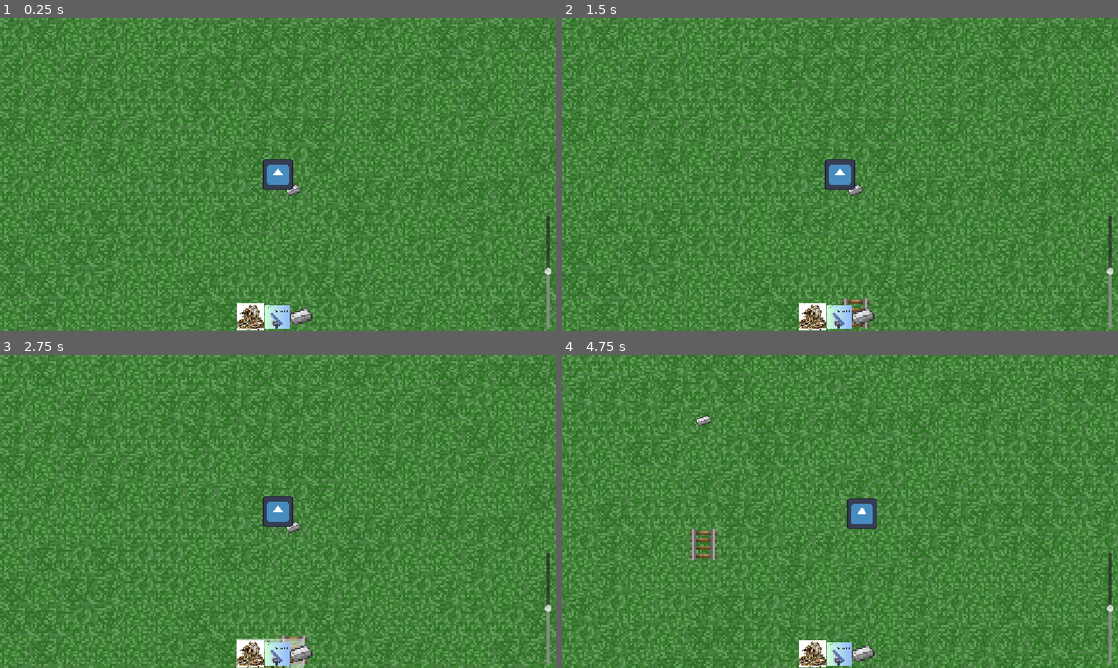
Above: before the commit, frames 1-4 (two rows, left to right).
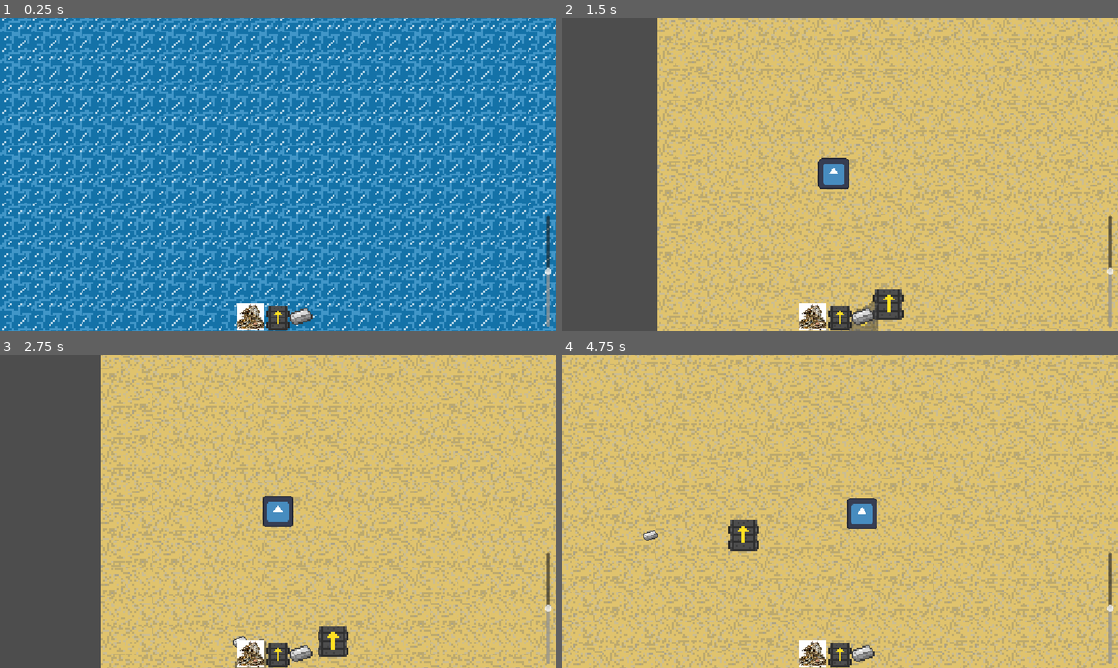
Above: after the commit, the same moments.

Repository: badgames-games/tankorio
Game: Godot game, scene res://Scenes/game.tscn
Same seed, same stepped clock (60 frames per second), same inputs: the game is played once before the commit and once after it. The engine's default icon, where the game draws it, is replaced by a stand-in: a white triangle on a blue panel in a dark square.
Inputs (mouse positions are in pixels of both pictures, inside the frame that each line leads up to):
- Up to frame 1 (0.25 s): no input
- Up to frame 2 (1.5 s): click (840, 318) at 0.5 s; click (862, 315) at 1.25 s
- Up to frame 3 (2.75 s): click (250, 652) at 2 s
- Up to frame 4 (4.75 s): tap Enter at 2.75 s; move the mouse to (962, 495) at 2.77 s; press the mouse at (962, 495) at 2.78 s; hold D (move_right) 2.78-3.53 s; tap R (rotate, bound only after the commit) at 3.05, 3.6, 4.55 s; move the mouse to (728, 527) at 3.52 s; release the mouse at (728, 527) at 3.53 s; hold S (move_down) 3.53-4.28 s; click (728, 527) at 3.8 s; move the mouse to (895, 442) at 4.27 s; press the mouse at (895, 442) at 4.28 s; hold D (move_right) from 4.28 s (still down)

The runs differ from the first frame. In frame 1, 99% of the frame differs, in the area x 0-100%, y 0-100%; in frame 2, 99%; in frame 3, 99%; in frame 4, 99%.

Commit message:
made everything better

Diff:
--- a/Scenes/game.tscn
+++ b/Scenes/game.tscn
@@ -3,9 +3,9 @@
 [ext_resource type="Texture2D" uid="uid://dv78fcoukqjtd" path="res://Assets/WorldTerrain.png" id="1_i6g32"]
 [ext_resource type="PackedScene" uid="uid://c6yja5hd1few1" path="res://Scenes/player.tscn" id="1_qxrlw"]
 [ext_resource type="Script" uid="uid://bwjg3gc06i3ri" path="res://Scripts/terrain_layer.gd" id="2_1l0tm"]
+[ext_resource type="Texture2D" uid="uid://bhrbur2m6723k" path="res://Assets/conveyor.png" id="3_1l0tm"]
 [ext_resource type="Script" uid="uid://bfdu3p231usn6" path="res://Scripts/building_layer.gd" id="3_i6g32"]
 [ext_resource type="PackedScene" uid="uid://buuuxhl3up1g" path="res://Scenes/ui.tscn" id="3_wrm1d"]
-[ext_resource type="Texture2D" uid="uid://qvol1rt6tnwu" path="res://Assets/terrain.png" id="4_3dryh"]
 [ext_resource type="PackedScene" uid="uid://b14uuyn7dc2w4" path="res://Scenes/item.tscn" id="7_1l0tm"]
 
 [sub_resource type="TileSetAtlasSource" id="TileSetAtlasSource_1l0tm"]
@@ -38,265 +38,23 @@
 [sub_resource type="TileSet" id="TileSet_v158k"]
 sources/1 = SubResource("TileSetAtlasSource_1l0tm")
 
-[sub_resource type="TileSetAtlasSource" id="TileSetAtlasSource_wowpa"]
-texture = ExtResource("4_3dryh")
+[sub_resource type="TileSetAtlasSource" id="TileSetAtlasSource_v158k"]
+texture = ExtResource("3_1l0tm")
 0:0/0 = 0
 1:0/0 = 0
 2:0/0 = 0
 3:0/0 = 0
-4:0/0 = 0
-5:0/0 = 0
-6:0/0 = 0
-7:0/0 = 0
-8:0/0 = 0
-9:0/0 = 0
-10:0/0 = 0
-11:0/0 = 0
-12:0/0 = 0
-13:0/0 = 0
-14:0/0 = 0
-15:0/0 = 0
 0:1/0 = 0
 1:1/0 = 0
 2:1/0 = 0
 3:1/0 = 0
-4:1/0 = 0
-5:1/0 = 0
-6:1/0 = 0
-7:1/0 = 0
-8:1/0 = 0
-9:1/0 = 0
-10:1/0 = 0
-11:1/0 = 0
-12:1/0 = 0
-13:1/0 = 0
-14:1/0 = 0
-15:1/0 = 0
 0:2/0 = 0
 1:2/0 = 0
-2:2/0 = 0
-3:2/0 = 0
-4:2/0 = 0
-5:2/0 = 0
-6:2/0 = 0
-7:2/0 = 0
-8:2/0 = 0
-9:2/0 = 0
-10:2/0 = 0
-11:2/0 = 0
-12:2/0 = 0
-13:2/0 = 0
-14:2/0 = 0
-15:2/0 = 0
 0:3/0 = 0
 1:3/0 = 0
-2:3/0 = 0
-3:3/0 = 0
-4:3/0 = 0
-5:3/0 = 0
-6:3/0 = 0
-7:3/0 = 0
-8:3/0 = 0
-9:3/0 = 0
-10:3/0 = 0
-11:3/0 = 0
-12:3/0 = 0
-13:3/0 = 0
-14:3/0 = 0
-15:3/0 = 0
-0:4/0 = 0
-1:4/0 = 0
-2:4/0 = 0
-3:4/0 = 0
-4:4/0 = 0
-5:4/0 = 0
-6:4/0 = 0
-7:4/0 = 0
-8:4/0 = 0
-9:4/0 = 0
-10:4/0 = 0
-11:4/0 = 0
-12:4/0 = 0
-13:4/0 = 0
-14:4/0 = 0
-15:4/0 = 0
-0:5/0 = 0
-1:5/0 = 0
-2:5/0 = 0
-3:5/0 = 0
-4:5/0 = 0
-5:5/0 = 0
-6:5/0 = 0
-7:5/0 = 0
-8:5/0 = 0
-9:5/0 = 0
-10:5/0 = 0
-11:5/0 = 0
-12:5/0 = 0
-13:5/0 = 0
-14:5/0 = 0
-15:5/0 = 0
-0:6/0 = 0
-1:6/0 = 0
-2:6/0 = 0
-3:6/0 = 0
-4:6/0 = 0
-5:6/0 = 0
-6:6/0 = 0
-7:6/0 = 0
-8:6/0 = 0
-9:6/0 = 0
-10:6/0 = 0
-11:6/0 = 0
-12:6/0 = 0
-13:6/0 = 0
-14:6/0 = 0
-15:6/0 = 0
-0:7/0 = 0
-1:7/0 = 0
-2:7/0 = 0
-3:7/0 = 0
-4:7/0 = 0
-5:7/0 = 0
-6:7/0 = 0
-7:7/0 = 0
-8:7/0 = 0
-9:7/0 = 0
-10:7/0 = 0
-11:7/0 = 0
-12:7/0 = 0
-13:7/0 = 0
-14:7/0 = 0
-15:7/0 = 0
-0:8/0 = 0
-1:8/0 = 0
-2:8/0 = 0
-3:8/0 = 0
-4:8/0 = 0
-5:8/0 = 0
-6:8/0 = 0
-7:8/0 = 0
-8:8/0 = 0
-9:8/0 = 0
-10:8/0 = 0
-11:8/0 = 0
-12:8/0 = 0
-13:8/0 = 0
-14:8/0 = 0
-15:8/0 = 0
-0:9/0 = 0
-1:9/0 = 0
-2:9/0 = 0
-3:9/0 = 0
-4:9/0 = 0
-5:9/0 = 0
-6:9/0 = 0
-7:9/0 = 0
-8:9/0 = 0
-9:9/0 = 0
-10:9/0 = 0
-11:9/0 = 0
-12:9/0 = 0
-13:9/0 = 0
-14:9/0 = 0
-15:9/0 = 0
-0:10/0 = 0
-1:10/0 = 0
-2:10/0 = 0
-3:10/0 = 0
-4:10/0 = 0
-5:10/0 = 0
-6:10/0 = 0
-7:10/0 = 0
-8:10/0 = 0
-9:10/0 = 0
-10:10/0 = 0
-11:10/0 = 0
-12:10/0 = 0
-13:10/0 = 0
-14:10/0 = 0
-15:10/0 = 0
-0:11/0 = 0
-1:11/0 = 0
-2:11/0 = 0
-3:11/0 = 0
-6:11/0 = 0
-7:11/0 = 0
-8:11/0 = 0
-9:11/0 = 0
-10:11/0 = 0
-11:11/0 = 0
-12:11/0 = 0
-13:11/0 = 0
-14:11/0 = 0
-15:11/0 = 0
-0:12/0 = 0
-1:12/0 = 0
-2:12/0 = 0
-3:12/0 = 0
-4:12/0 = 0
-5:12/0 = 0
-6:12/0 = 0
-7:12/0 = 0
-8:12/0 = 0
-9:12/0 = 0
-10:12/0 = 0
-11:12/0 = 0
-12:12/0 = 0
-13:12/0 = 0
-14:12/0 = 0
-15:12/0 = 0
-0:13/0 = 0
-1:13/0 = 0
-2:13/0 = 0
-3:13/0 = 0
-4:13/0 = 0
-5:13/0 = 0
-6:13/0 = 0
-7:13/0 = 0
-8:13/0 = 0
-9:13/0 = 0
-10:13/0 = 0
-11:13/0 = 0
-12:13/0 = 0
-13:13/0 = 0
-14:13/0 = 0
-15:13/0 = 0
-0:14/0 = 0
-1:14/0 = 0
-2:14/0 = 0
-3:14/0 = 0
-4:14/0 = 0
-5:14/0 = 0
-6:14/0 = 0
-7:14/0 = 0
-8:14/0 = 0
-9:14/0 = 0
-10:14/0 = 0
-11:14/0 = 0
-12:14/0 = 0
-13:14/0 = 0
-14:14/0 = 0
-15:14/0 = 0
-0:15/0 = 0
-1:15/0 = 0
-2:15/0 = 0
-3:15/0 = 0
-4:15/0 = 0
-5:15/0 = 0
-6:15/0 = 0
-7:15/0 = 0
-8:15/0 = 0
-9:15/0 = 0
-10:15/0 = 0
-11:15/0 = 0
-12:15/0 = 0
-13:15/0 = 0
-14:15/0 = 0
-15:15/0 = 0
 
 [sub_resource type="TileSet" id="TileSet_i6g32"]
-sources/0 = SubResource("TileSetAtlasSource_wowpa")
+sources/1 = SubResource("TileSetAtlasSource_v158k")
 
 [sub_resource type="WorldBoundaryShape2D" id="WorldBoundaryShape2D_i6g32"]
 distance = -32768.0
@@ -346,8 +104,10 @@
 [node name="Barrier4" type="CollisionShape2D" parent="WorldBarriers" unique_id=1641265388]
 shape = SubResource("WorldBoundaryShape2D_h4fw4")
 
-[node name="item" parent="." unique_id=1487590521 instance=ExtResource("7_1l0tm")]
-position = Vector2(32, 32)
-
 [node name="Trees" type="Node2D" parent="." unique_id=830850937]
 z_index = 1
+
+[node name="Items" type="Node2D" parent="." unique_id=350759263]
+
+[node name="item" parent="Items" unique_id=1487590521 instance=ExtResource("7_1l0tm")]
+position = Vector2(32, 32)
--- a/Scenes/item.tscn
+++ b/Scenes/item.tscn
@@ -1,7 +1,9 @@
 [gd_scene format=3 uid="uid://b14uuyn7dc2w4"]
 
 [ext_resource type="Texture2D" uid="uid://cn3pnx4veuwou" path="res://Assets/iron.png" id="1_ys0gr"]
+[ext_resource type="Script" uid="uid://2o1gh51r2g1t" path="res://Scripts/item.gd" id="2_76mu4"]
 
 [node name="Item" type="Sprite2D" unique_id=83697969]
 scale = Vector2(2, 2)
 texture = ExtResource("1_ys0gr")
+script = ExtResource("2_76mu4")
--- a/Scenes/ui.tscn
+++ b/Scenes/ui.tscn
@@ -1,9 +1,10 @@
 [gd_scene format=3 uid="uid://buuuxhl3up1g"]
 
 [ext_resource type="Script" uid="uid://c6eplqudfh5bv" path="res://Scripts/ui.gd" id="1_jxero"]
-[ext_resource type="Texture2D" uid="uid://cam6e3k3gppqa" path="res://Assets/conveyerTemp.png" id="2_qdvrb"]
+[ext_resource type="Texture2D" uid="uid://dk5jda0gy4erw" path="res://Assets/conveyorIcon.png" id="2_2246s"]
+[ext_resource type="Texture2D" uid="uid://bhrbur2m6723k" path="res://Assets/conveyor.png" id="2_q7pk6"]
 [ext_resource type="Texture2D" uid="uid://cn3pnx4veuwou" path="res://Assets/iron.png" id="3_nf4gj"]
-[ext_resource type="Texture2D" uid="uid://dwryli2eikleq" path="res://Assets/broken.jpg" id="4_2246s"]
+[ext_resource type="Texture2D" uid="uid://dwryli2eikleq" path="res://Assets/destroy.jpg" id="4_2246s"]
 
 [node name="UI" type="Control" unique_id=2135841862]
 layout_mode = 3
@@ -14,11 +15,11 @@
 grow_vertical = 2
 script = ExtResource("1_jxero")
 
-[node name="HoverIcon" type="TextureRect" parent="." unique_id=1251211738]
+[node name="HoverIcon" type="Sprite2D" parent="." unique_id=338829574]
 modulate = Color(1, 1, 1, 0.5)
-layout_mode = 0
-offset_right = 40.0
-offset_bottom = 40.0
+texture = ExtResource("2_q7pk6")
+hframes = 4
+vframes = 4
 
 [node name="ZoomSlider" type="VSlider" parent="." unique_id=286886995]
 layout_mode = 1
@@ -46,14 +47,14 @@
 anchor_top = 1.0
 anchor_right = 0.5
 anchor_bottom = 1.0
-offset_left = -26.0
-offset_top = -54.0
-offset_right = 224.0
-offset_bottom = 196.0
+offset_left = -24.0
+offset_top = -51.0
+offset_right = -8.0
+offset_bottom = -35.0
 grow_horizontal = 2
 grow_vertical = 0
-scale = Vector2(0.2, 0.2)
-texture_normal = ExtResource("2_qdvrb")
+scale = Vector2(3, 3)
+texture_normal = ExtResource("2_2246s")
 
 [node name="ItemButton" type="TextureButton" parent="." unique_id=769015338]
 layout_mode = 1
--- a/Scripts/building_layer.gd
+++ b/Scripts/building_layer.gd
@@ -7,9 +7,34 @@
 	Vector2i(2, 4), Vector2i(3, 4), Vector2i(2, 5), Vector2i(3, 5), # Grass
 ]
 
+const CONVEYOR_TILES: Dictionary = {
+	# Top Hub: Counter-Clockwise (CCW)
+	"CONVEYOR_CCW_TOP_LEFT":     Vector2i(0, 0), # ID 0
+	"CONVEYOR_CCW_TOP_RIGHT":    Vector2i(1, 0), # ID 1
+	"CONVEYOR_CCW_BOTTOM_LEFT":  Vector2i(0, 1), # ID 4
+	"CONVEYOR_CCW_BOTTOM_RIGHT": Vector2i(1, 1), # ID 5
 
-func _input(event: InputEvent) -> void:
-	if event.is_action_pressed("left_click"):
+	# Straights
+	"CONVEYOR_STRAIGHT_UP":      Vector2i(2, 0), # ID 2
+	"CONVEYOR_STRAIGHT_RIGHT":   Vector2i(3, 0), # ID 3
+	"CONVEYOR_STRAIGHT_DOWN":    Vector2i(3, 1), # ID 7
+	"CONVEYOR_STRAIGHT_LEFT":    Vector2i(2, 1), # ID 6
+
+	# Bottom Hub: Clockwise (CW)
+	"CONVEYOR_CW_TOP_LEFT":      Vector2i(0, 2), # ID 8
+	"CONVEYOR_CW_TOP_RIGHT":     Vector2i(1, 2), # ID 9
+	"CONVEYOR_CW_BOTTOM_LEFT":   Vector2i(0, 3), # ID 10
+	"CONVEYOR_CW_BOTTOM_RIGHT":  Vector2i(1, 3), # ID 11
+}
+
+
+func _ready() -> void:
+	pass # Replace with function body.
+
+
+# Called every frame. 'delta' is the elapsed time since the previous frame.
+func _process(_delta: float) -> void:
+	if Input.is_action_pressed("left_click"):
 		if Global.hover_icon != null:
 			var terrain_mouse = terrain_layer.to_local(get_global_mouse_position())
 			var terrain_grid_pos = terrain_layer.local_to_map(terrain_mouse)
@@ -21,17 +46,11 @@
 			var terrain_atlas_coords = terrain_layer.get_cell_atlas_coords(terrain_grid_pos)
 
 			if allowed_terrain_atlas_coords.has(terrain_atlas_coords):
-				if Global.hover_icon == "Conveyor_Belt":
-					var mouse_pos = to_local(get_global_mouse_position())
-					var grid_pos = local_to_map(mouse_pos)
+				var mouse_pos = to_local(get_global_mouse_position())
+				var grid_pos = local_to_map(mouse_pos)
 
-					set_cell(grid_pos, 0, Vector2i(0, 8))
-
-
-func _ready() -> void:
-	pass # Replace with function body.
-
-
-# Called every frame. 'delta' is the elapsed time since the previous frame.
-func _process(_delta: float) -> void:
-	pass
+				if CONVEYOR_TILES.has(Global.hover_icon):
+					print(Global.hover_icon)
+					set_cell(grid_pos, 1, CONVEYOR_TILES[Global.hover_icon])
+				elif Global.hover_icon == "Destroy":
+					erase_cell(grid_pos)
--- /dev/null
+++ b/Scripts/item.gd
@@ -0,0 +1,43 @@
+extends Sprite2D
+
+@onready var building_layer: TileMapLayer = $"../../BuildingLayer"
+
+var direction: Vector2 = Vector2(0, 0)
+
+var conveyor_directions = {
+	Vector2i(2, 0): Vector2(0, -1), # UP
+	Vector2i(3, 0): Vector2(1, 0),  # RIGHT
+	Vector2i(2, 1): Vector2(-1, 0), # LEFT
+	Vector2i(3, 1): Vector2(0, 1)   # DOWN
+}
+
+
+# Called when the node enters the scene tree for the first time.
+func _ready() -> void:
+	pass
+
+
+# Called every frame. 'delta' is the elapsed time since the previous frame.
+func _process(delta: float) -> void:
+	conveyor_check()
+	position += direction
+
+
+func conveyor_check() -> void:
+	var building_layer_position = building_layer.to_local(position)
+	var building_grid_pos = building_layer.local_to_map(building_layer_position)
+	var building_source_id = building_layer.get_cell_source_id(building_grid_pos)
+
+	if building_source_id != 1:
+		direction = Vector2(0, 0)
+
+	var building_atlas_coords = building_layer.get_cell_atlas_coords(building_grid_pos)
+
+	if conveyor_directions.has(building_atlas_coords):
+		direction = conveyor_directions[building_atlas_coords]
+		if direction.x != 0:
+			position.y = floor(position.y / 64) * 64 + 32
+		elif direction.y != 0:
+			position.x = floor(position.x / 64) * 64 + 32
+	else:
+		Vector2(0, 0)
--- a/Scripts/player.gd
+++ b/Scripts/player.gd
@@ -1,4 +1,6 @@
 extends CharacterBody2D
+
+# MNAKE IT SO YOU SPAWN ON SAND BY DOING RANDOM POSITIONS UNTIL YOU DO
 
 @onready var camera_2d: Camera2D = $Camera2D
 @onready var terrain_layer: TileMapLayer = $"../TerrainLayer"
@@ -15,6 +17,26 @@
 	Vector2i(0, 2), Vector2i(0, 3), Vector2i(1, 2), Vector2i(1, 3),
 	Vector2i(2, 2), Vector2i(2, 3), Vector2i(3, 2), Vector2i(3, 3),
 ]
+
+
+func _ready() -> void:
+	while true:
+		await get_tree().create_timer(0.01).timeout
+
+		var pos = Vector2(randi_range(32768, -32768), randi_range(32768, -32768))
+
+		var terrain_pos = terrain_layer.to_local(pos)
+		var terrain_grid_pos = terrain_layer.local_to_map(terrain_pos)
+		var terrain_source_id = terrain_layer.get_cell_source_id(terrain_grid_pos)
+
+		if terrain_source_id != 1:
+			return
+
+		var terrain_atlas_coords = terrain_layer.get_cell_atlas_coords(terrain_grid_pos)
+		if not very_slow_terrain.has(terrain_atlas_coords) and not slow_terrain.has(terrain_atlas_coords):
+			position = pos
+			return
+
 
 func _physics_process(delta: float) -> void:
 	var moveDir := Input.get_vector("move_left", "move_right", "move_up", "move_down")
--- a/Scripts/terrain_layer.gd
+++ b/Scripts/terrain_layer.gd
@@ -48,7 +48,7 @@
 					if mf > 0.35:
 						set_cell(Vector2i(x, y), 1, mud)
 						tree_inst(pos, "mud")
-					elif mf > -0.35:
+					elif mf > -0.1:
 						set_cell(Vector2i(x, y), 1, forest)
 					else:
 						set_cell(Vector2i(x, y), 1, grass)
@@ -62,7 +62,7 @@
 					if mf > 0.35:
 						set_cell(Vector2i(x, y), 1, mud)
 						tree_inst(pos, "mud")
-					elif mf > -0.35:
+					elif mf > -0.1:
 						set_cell(Vector2i(x, y), 1, forest)
 					else:
 						set_cell(Vector2i(x, y), 1, grass)
--- a/Scripts/ui.gd
+++ b/Scripts/ui.gd
@@ -2,23 +2,70 @@
 
 @onready var camera: Camera2D = $"../../Player/Camera2D"
 @onready var zoom_slider: VSlider = $ZoomSlider
-@onready var hover_icon: TextureRect = $HoverIcon
+@onready var hover_icon: Sprite2D = $HoverIcon
 @onready var game_node: Node2D = $"../.."
 @onready var canvas_layer: CanvasLayer = $".."
+@onready var item_layer: Node2D = $"../../Items"
 
-const CONVEYER_TEMP_ICON = preload("uid://cam6e3k3gppqa")
-const IRON_TEMP_ICON = preload("uid://cn3pnx4veuwou")
-const BROKEN_TEMP_ICON = preload("uid://dwryli2eikleq")
 
-var item_selected: bool = false
-var hover_icon_scale: Vector2 = Vector2(1, 1)
+const IRON = preload("uid://b14uuyn7dc2w4")
+const CONVEYOR_TILES: Dictionary = {
+	# Top Hub: Counter-Clockwise (CCW)
+	"CCW_TOP_LEFT":     0,
+	"CCW_TOP_RIGHT":    1,
+	"CCW_BOTTOM_LEFT":  4,
+	"CCW_BOTTOM_RIGHT": 5,
+
+	# Straights
+	"STRAIGHT_UP":      2,
+	"STRAIGHT_RIGHT":   3,
+	"STRAIGHT_DOWN":    7,
+	"STRAIGHT_LEFT":    6,
+
+	# Bottom Hub: Clockwise (CW)
+	"CW_TOP_LEFT":      8,
+	"CW_TOP_RIGHT":     9,
+	"CW_BOTTOM_LEFT":   12,
+	"CW_BOTTOM_RIGHT":  13,
+}
+
+const ROTATION_ORDER := [2, 3, 7, 6]
+var rotation_order_index: int = 0
 
 
 func _ready() -> void:
 	pass
 
 
+func _input(event: InputEvent) -> void:
+	if event.is_action_pressed("left_click"):
+		if Global.hover_icon == "Iron":
+			inst(item_layer.get_global_mouse_position())
+
+	if event.is_action_pressed("rotate"):
+		if Global.hover_icon is String:
+			if check_conveyor(Global.hover_icon) == true:
+				rotation_order_index += 1
+
+				if rotation_order_index == 4:
+					rotation_order_index = 0
+
+				var id = ROTATION_ORDER[rotation_order_index]
+
+				hover_icon.frame = id
+				print("Rotated to:" + "CONVEYOR_" + CONVEYOR_TILES.find_key(id))
+				Global.hover_icon = "CONVEYOR_" + CONVEYOR_TILES.find_key(id)
+
+
 func _process(delta: float) -> void:
+	if check_conveyor(Global.hover_icon) == false and hover_icon.frame != 0:
+		hover_icon.frame = 0
+
+	if Global.hover_icon != null:
+		hover_icon.visible = true
+	else:
+		hover_icon.visible = false
+
 	var zoom_amount = zoom_slider.value
 	if zoom_amount >= 1:
 		zoom_amount -= 1
@@ -26,44 +73,43 @@
 		zoom_amount += 1
 	camera.zoom = Vector2(zoom_amount, zoom_amount)
 
-	hover_icon.global_position = get_global_mouse_position() - Vector2(32, 32) * Vector2(zoom_amount, zoom_amount)
-	hover_icon.scale = Vector2(0.256, 0.256) * Vector2(zoom_amount, zoom_amount)
+	hover_icon.global_position = get_global_mouse_position()
+	hover_icon.scale = Vector2(4, 4) * Vector2(zoom_amount, zoom_amount)
 
 
 func _on_conveyor_button_pressed() -> void:
-	if item_selected == false:
-		hover_icon.texture = CONVEYER_TEMP_ICON
-		Global.hover_icon = "Conveyor_Belt"
-		hover_icon.scale = hover_icon_scale
-		item_selected = true
+	if check_conveyor(Global.hover_icon) == false:
+		Global.hover_icon = "CONVEYOR_" + "STRAIGHT_UP"
+		hover_icon.frame = 2
 	else:
-		hover_icon.texture = null
 		Global.hover_icon = null
-		hover_icon.scale = hover_icon_scale
-		item_selected = false
-
 
 func _on_item_button_pressed() -> void:
-	if item_selected == false:
-		hover_icon.texture = IRON_TEMP_ICON
+	if Global.hover_icon != "Iron":
 		Global.hover_icon = "Iron"
-		hover_icon.scale = hover_icon_scale
-		item_selected = true
 	else:
-		hover_icon.texture = null
 		Global.hover_icon = null
-		hover_icon.scale = hover_icon_scale
-		item_selected = false
 
 
 func _on_destroy_button_pressed() -> void:
-	if item_selected == false:
-		hover_icon.texture = BROKEN_TEMP_ICON
+	if Global.hover_icon != "Destroy":
 		Global.hover_icon = "Destroy"
-		hover_icon.scale = hover_icon_scale
-		item_selected = true
 	else:
-		hover_icon.texture = null
 		Global.hover_icon = null
-		hover_icon.scale = hover_icon_scale
-		item_selected = false
+
+
+func inst(pos: Vector2):
+	var instance = IRON.instantiate()
+	var tile_pos = (pos / 64).floor()
+	tile_pos = tile_pos * 64 + Vector2(32, 32)
+	instance.position = tile_pos
+	item_layer.add_child(instance)
+
+
+func check_conveyor(string) -> bool:
+	var stringed = str(string)
+	var first_letters = stringed.left(8)
+	if first_letters == "CONVEYOR":
+		return true
+	else:
+		return false
--- a/project.godot
+++ b/project.godot
@@ -76,6 +76,11 @@
 "events": [Object(InputEventKey,"resource_local_to_scene":false,"resource_name":"","device":-1,"window_id":0,"alt_press …(195 unchanged characters)…
 ]
 }
+rotate={
+"deadzone": 0.2,
+"events": [Object(InputEventKey,"resource_local_to_scene":false,"resource_name":"","device":-1,"window_id":0,"alt_pressed":false,"shift_pressed":false,"ctrl_pressed":false,"meta_pressed":false,"pressed":false,"keycode":0,"physical_keycode":82,"key_label":0,"unicode":114,"location":0,"echo":false,"script":null)
+]
+}
 
 [physics]
 
Binary file added: Assets/conveyor.png
Not shown, added: Assets/conveyor.png.import
Binary file added: Assets/conveyorIcon.png
Not shown, changed: Assets/conveyorIcon.png.import
Renamed: Assets/broken.jpg -> Assets/destroy.jpg
Not shown, added: Assets/destroy.jpg.import
Not shown, added: Scripts/item.gd.uid
Not shown, changed: .DS_Store
Not shown, changed: Assets/.DS_Store
